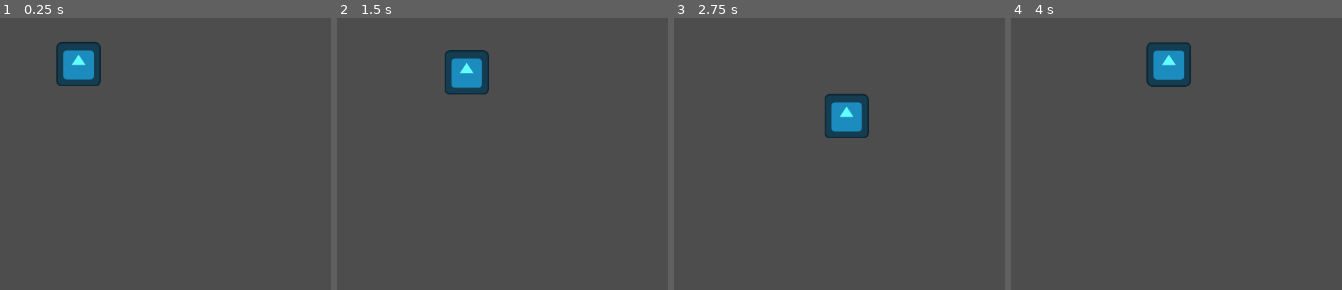
Above: before the commit, frames 1-4 (left to right).
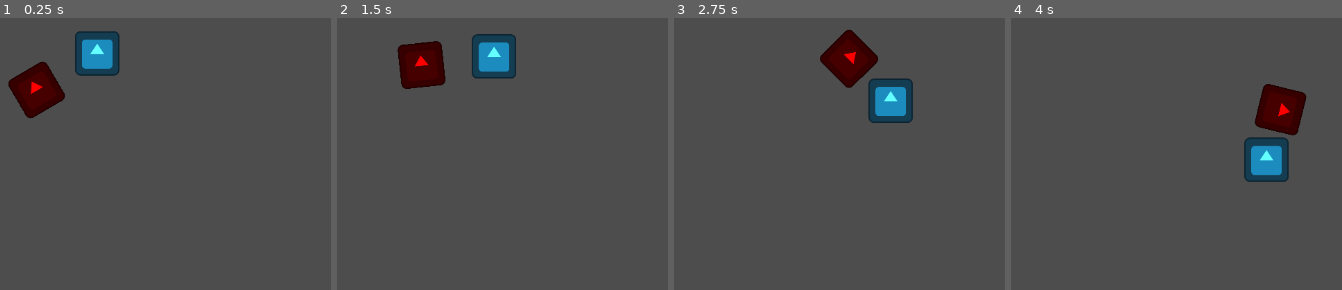
Above: after the commit, the same moments.

Repository: shafayatb/basic-2d-top-down-example
Game: Godot game, scene res://playground.tscn
The game is run twice, just before and just after one commit, with the same random seed, the same clock (stepped at 60 frames per second) and the same inputs. The project has no main scene, so this scene is started directly. The engine's default icon, where the game draws it, is replaced by a stand-in: a white triangle on a blue panel in a dark square.
Inputs:
- Up to frame 1 (0.25 s): no input
- Up to frame 2 (1.5 s): hold Right (ui_right) 0.53-1.28 s; hold Down (ui_down) from 1.28 s (still down)
- Up to frame 3 (2.75 s): release Down (ui_down) at 2.03 s; hold Right (ui_right) from 2.03 s (still down)
- Up to frame 4 (4 s): release Right (ui_right) at 2.78 s; hold Up (ui_up) 2.78-3.53 s; hold Left (ui_left) from 3.53 s (still down)

The runs differ from the first frame. In frame 1, 5.3% of the frame differs, in the area x 2-37%, y 4-37%; in frame 2, 5.9%; in frame 3, 6.5%; in frame 4, 6.6%, in the area x 40-90%, y 8-61%.

Commit message:
2. Enemy logic and knockback

Diff:
--- /dev/null
+++ b/enemy.gd
@@ -0,0 +1,22 @@
+extends CharacterBody2D
+
+@onready var player_node: CharacterBody2D = get_parent().get_node("Player")
+@onready var hit_area: Area2D = $HitArea
+
+var speed: float = 180.0
+
+func _ready() -> void:
+	hit_area.body_entered.connect(hit)
+
+func _physics_process(delta: float) -> void:
+	if player_node:
+		var direction = (player_node.global_position - global_position).normalized()
+		look_at(player_node.global_position)
+		velocity = lerp(velocity, direction * speed, 0.5 * delta)
+		move_and_slide()
+
+
+func hit(body: Node2D)-> void:
+	if body == player_node:
+		var knockback_direction = (body.global_position - global_position).normalized()
+		body.apply_knockback(knockback_direction, 150.0, 0.12)
--- /dev/null
+++ b/enemy.tscn
@@ -0,0 +1,27 @@
+[gd_scene load_steps=5 format=3 uid="uid://bybxsuxhorvyq"]
+
+[ext_resource type="Script" uid="uid://bro7c7ktw8ej7" path="res://enemy.gd" id="1_4gyqm"]
+[ext_resource type="Texture2D" uid="uid://dta4665i0rs3m" path="res://icon.svg" id="1_7k104"]
+
+[sub_resource type="RectangleShape2D" id="RectangleShape2D_4gyqm"]
+size = Vector2(108, 116)
+
+[sub_resource type="RectangleShape2D" id="RectangleShape2D_7k104"]
+size = Vector2(124, 128)
+
+[node name="Enemy" type="CharacterBody2D"]
+scale = Vector2(0.5, 0.5)
+script = ExtResource("1_4gyqm")
+
+[node name="Sprite2D" type="Sprite2D" parent="."]
+modulate = Color(1, 0, 0, 1)
+texture = ExtResource("1_7k104")
+
+[node name="CollisionShape2D" type="CollisionShape2D" parent="."]
+shape = SubResource("RectangleShape2D_4gyqm")
+
+[node name="HitArea" type="Area2D" parent="."]
+
+[node name="CollisionShape2D" type="CollisionShape2D" parent="HitArea"]
+shape = SubResource("RectangleShape2D_7k104")
+debug_color = Color(0.8673131, 0.00055542885, 0.8585275, 0.41960785)
--- a/player.gd
+++ b/player.gd
@@ -4,7 +4,21 @@
 const acceleration: int = 9
 const friction: int = 5
 
+var knockback: Vector2 = Vector2.ZERO
+var knockback_timer: float = 0.0
+
 func _physics_process(delta: float) -> void:
+	if knockback_timer > 0.0:
+		velocity = knockback
+		knockback_timer -= delta
+		if knockback_timer <= 0.0:
+			knockback = Vector2.ZERO
+	else:
+		movement(delta)
+
+	move_and_slide()
+
+func movement(delta: float) -> void:
 	var input = Vector2(
 		Input.get_action_strength("ui_right") - Input.get_action_strength("ui_left"),
 		Input.get_action_strength("ui_down") - Input.get_action_strength("ui_up")
@@ -13,4 +27,6 @@
 	var lerp_weight = delta * (acceleration if input else friction)
 	velocity = lerp(velocity, input * max_speed, lerp_weight)
 
-	move_and_slide()
+func apply_knockback(direction: Vector2, force: float, knockback_duration: float) -> void:
+	knockback = direction * force
+	knockback_timer = knockback_duration
--- a/playground.tscn
+++ b/playground.tscn
@@ -1,8 +1,12 @@
-[gd_scene load_steps=2 format=3 uid="uid://13poyxeqk1oe"]
+[gd_scene load_steps=3 format=3 uid="uid://13poyxeqk1oe"]
 
 [ext_resource type="PackedScene" uid="uid://bm4v5ulnu0n8w" path="res://player.tscn" id="1_rupst"]
+[ext_resource type="PackedScene" uid="uid://bybxsuxhorvyq" path="res://enemy.tscn" id="2_wt17y"]
 
 [node name="Playground" type="Node2D"]
 
 [node name="Player" parent="." instance=ExtResource("1_rupst")]
 position = Vector2(207, 165)
+
+[node name="Enemy" parent="." instance=ExtResource("2_wt17y")]
+position = Vector2(144, 202)
Not shown, added: enemy.gd.uid
